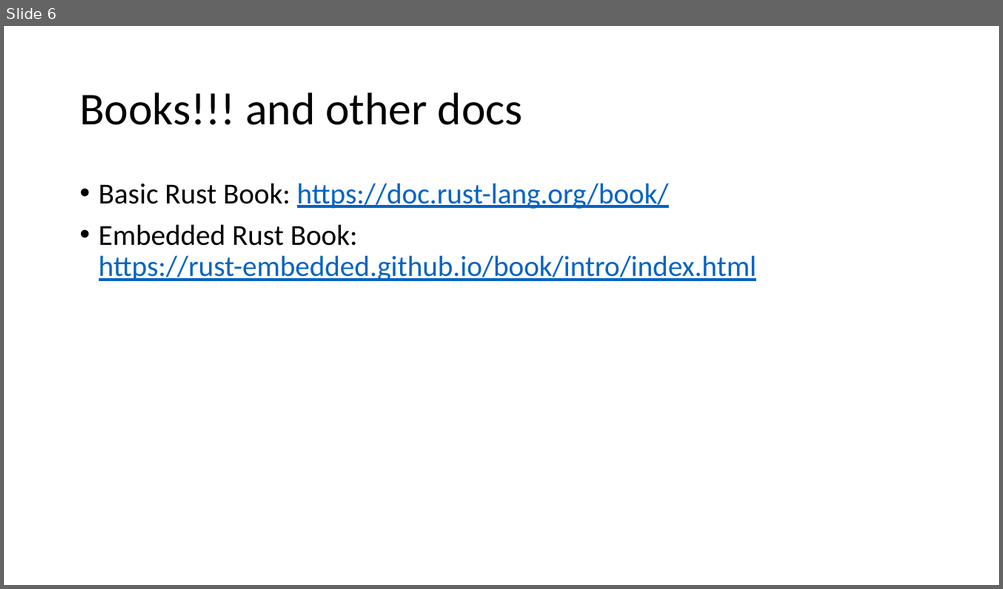
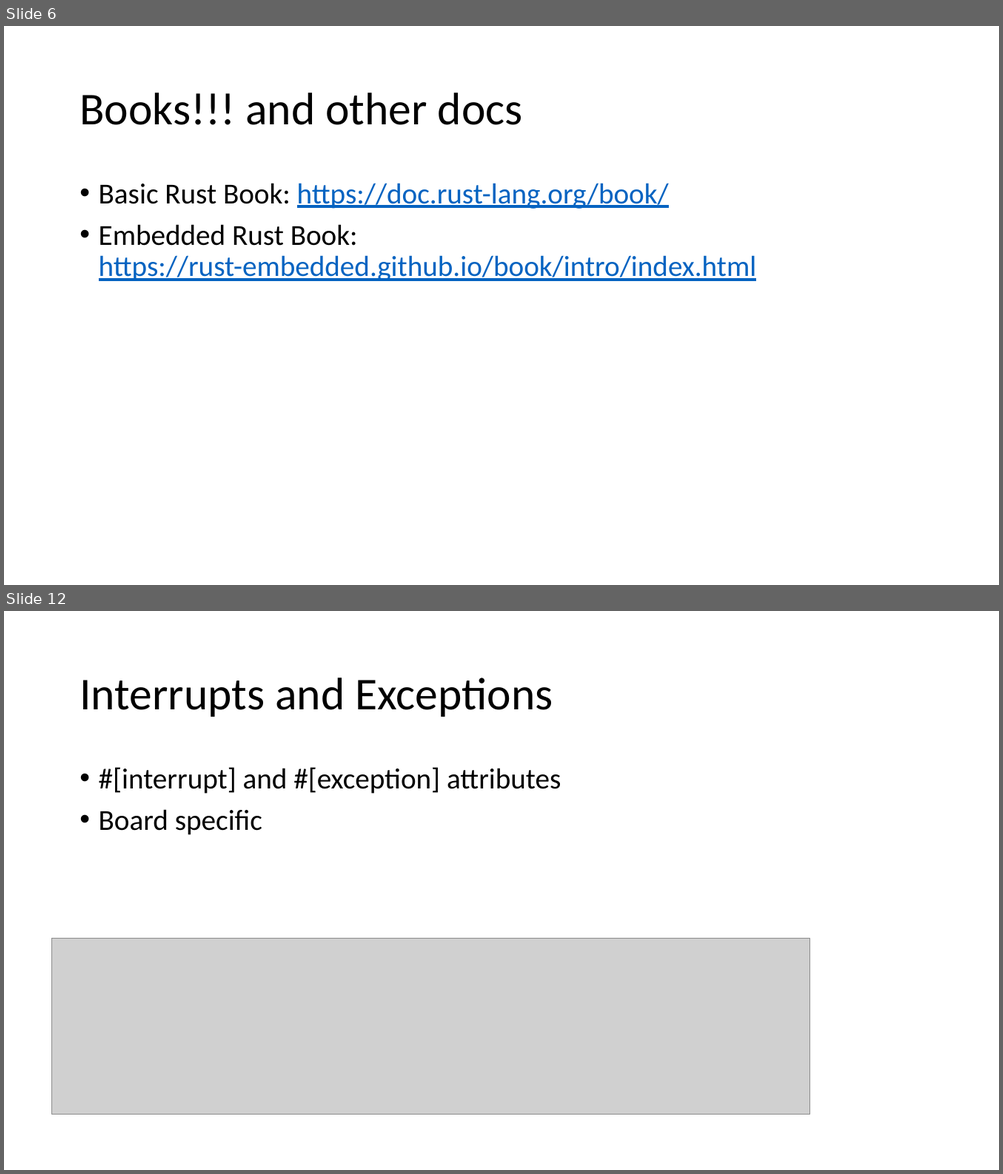
Before and after one commit to ProgrammerAL/Presentations-2019, a slide deck: 09-04 - Making the Case for Rust/Making the Case for Rust.pptx. Shown one above the other, each under a label of ours: slide 6 before the commit, slides 6 and 12 after it; the slides between them are not shown. The pictures are 1003x589 and 1003x1174 pixels, drawn with LibreOffice and Linux fonts; fonts in the diff are those of the drawing; grey boxes stand for pictures. Boxes give left, top, right and bottom in pixels: in the first picture for what was removed or moved away, otherwise in the second. Text is boxed around its words. In the diff, an @@ line names an element or a change of style, - is before the commit and + after.

```diff
--- a/09-04 - Making the Case for Rust/Making the Case for Rust.pptx
+++ b/09-04 - Making the Case for Rust/Making the Case for Rust.pptx
@@ slide 12 added at (4, 611, 999, 1170), background #FFFFFF @@
@@ title added at (79, 678, 552, 717), 44 pt, text #000000 @@
+Interrupts and Exceptions
@@ text added at (99, 767, 560, 835), 28 pt, text #000000 @@
+• #[interrupt] and #[exception] attributes
+• Board specific
@@ picture added at (52, 939, 809, 1115) @@
```
Also in this commit, not shown: 3 slides changed, 9 other slides added.
